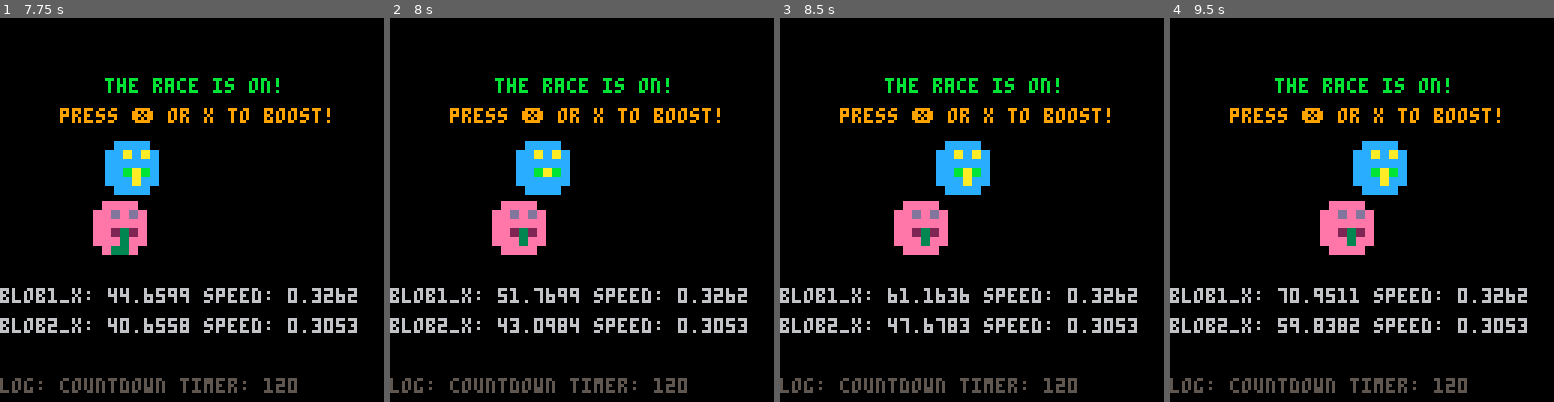
Above: before the commit, frames 1-4 (left to right).
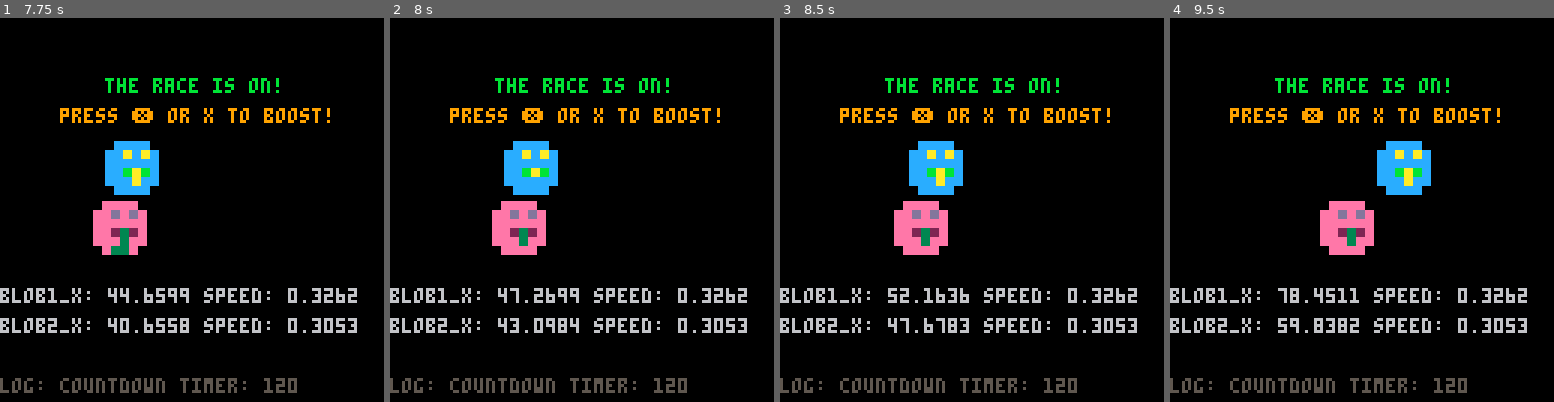
Above: after the commit, the same moments.

Repository: geopet/formula-blob
Game: PICO-8 cartridge blob_race.p8
Same seed, same stepped clock (60 frames per second), same inputs: the game is played once before the commit and once after it.
Inputs:
- Up to frame 1 (7.75 s): tap X (X key) at 0.33, 1.07, 1.85, 2.97, 4.08, 5.2, 6.32, 7.43 s; tap O (Z key) at 0.7, 1.7, 2.1, 2.5, 2.9, 3.3, 3.7, 4.1, 4.5, 4.9, 5.3, 5.7, 6.1, 6.5, 6.9, 7.3, 7.7 s; hold Right 1.6-2.1 s; hold Right 2.47-3.03 s; hold Left 3.08-3.58 s; hold Right 4.02-4.68 s; hold Left 5.08-5.68 s; hold Right 6.08-6.58 s; hold Right 6.63-7.13 s; hold Right from 7.5 s (still down)
- Up to frame 2 (8 s): keep holding Right
- Up to frame 3 (8.5 s): release Right at 8.07 s; tap O (Z key) at 8.1 s; hold Left from 8.12 s (still down)
- Up to frame 4 (9.5 s): tap O (Z key) at 8.5, 8.9, 9.3 s; tap X (X key) at 8.55 s; release Left at 8.62 s; hold Right from 9.05 s (still down)

Frame 1 is identical in both runs. In frame 2, 1.4% of the frame differs, in the area x 28-47%, y 32-75%; in frame 3, 2.4%, in the area x 28-55%, y 32-74%; in frame 4, 2.1%.

Commit message:
feat(opp-boost): randomize boost length
This commit improves the boost experience of the opponent. They are not
locked into a specific boost length now.

This still needs improvement, but it is better than it was.

Diff:
--- a/blob_race.p8
+++ b/blob_race.p8
@@ -347,11 +347,12 @@
 end
 
 function opponent_boost_cooldown_check()
+    opponent_boost_random = rnd(1)
+    random_timer = flr(opponent_boost_random * 50)
+
     if (not opponent_boost.active and not opponent_boost.overheating and opponent_boost.cooldown == 0) then
-        opponent_boost_random = rnd(1)
-
         if (opponent_boost_random < 0.05) then
-            if (opponent_boost.timer <= 5) then
+            if (opponent_boost.timer <= random_timer) then
                 if (opponent_boost.meter > 0) then
                     opponent_boost.active = true -- boost away!
                     sfx(5)
@@ -363,11 +364,11 @@
     elseif (not opponent_boost.active and not opponent_boost.overheating and opponent_boost.cooldown > 0) then
         opponent_boost.cooldown -= 1
         opponent_boost.active = false
-    elseif (opponent_boost.active and opponent_boost.timer >= 5) then
+    elseif (opponent_boost.active and opponent_boost.timer >= random_timer) then
         opponent_boost.active = false
         opponent_boost.timer = 0
         opponent_boost.cooldown = 30
-    elseif (opponent_boost.active and opponent_boost.timer < 5) then
+    elseif (opponent_boost.active and opponent_boost.timer < random_timer) then
         opponent_boost.timer += 1
         opponent_boost.active = true
     end
